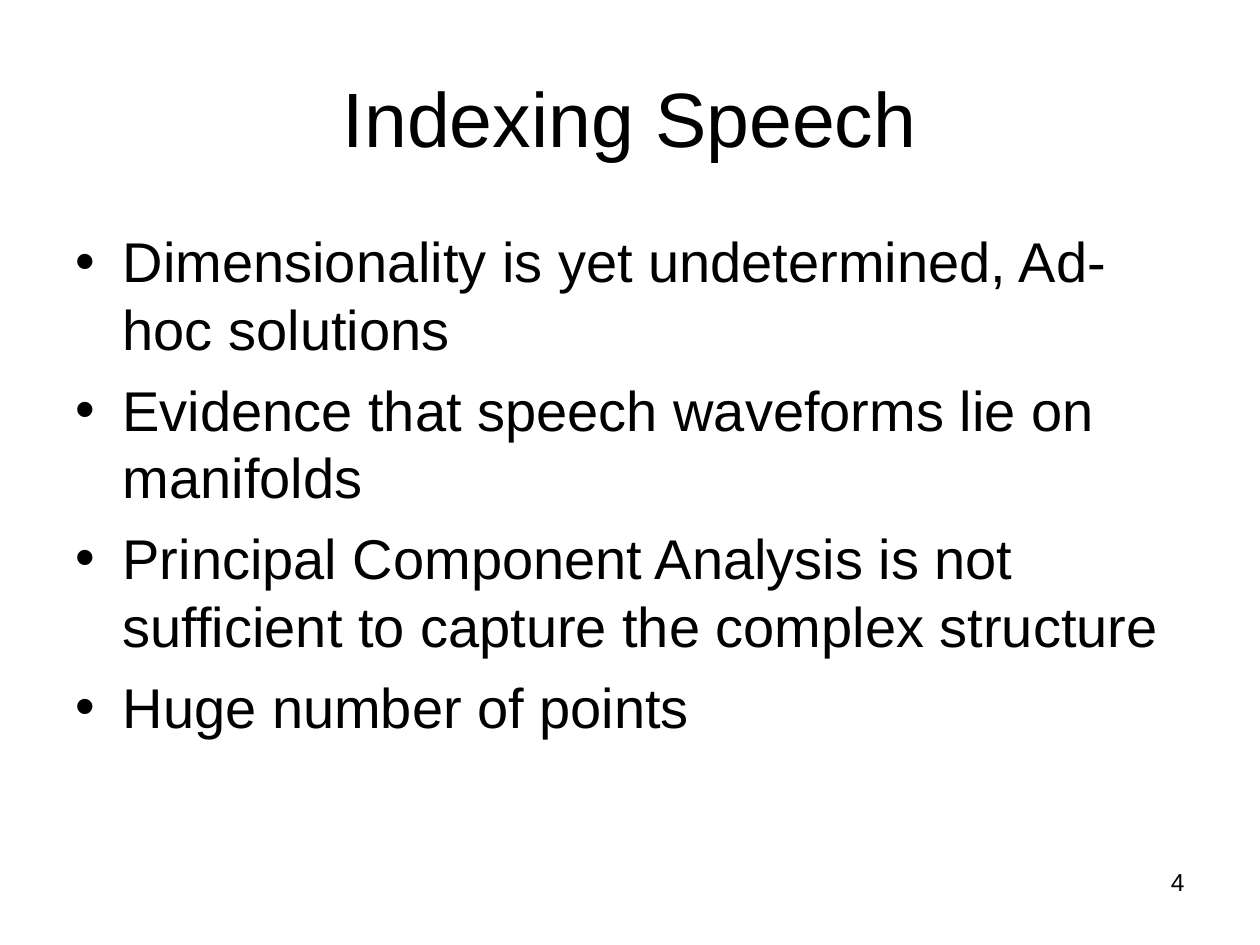
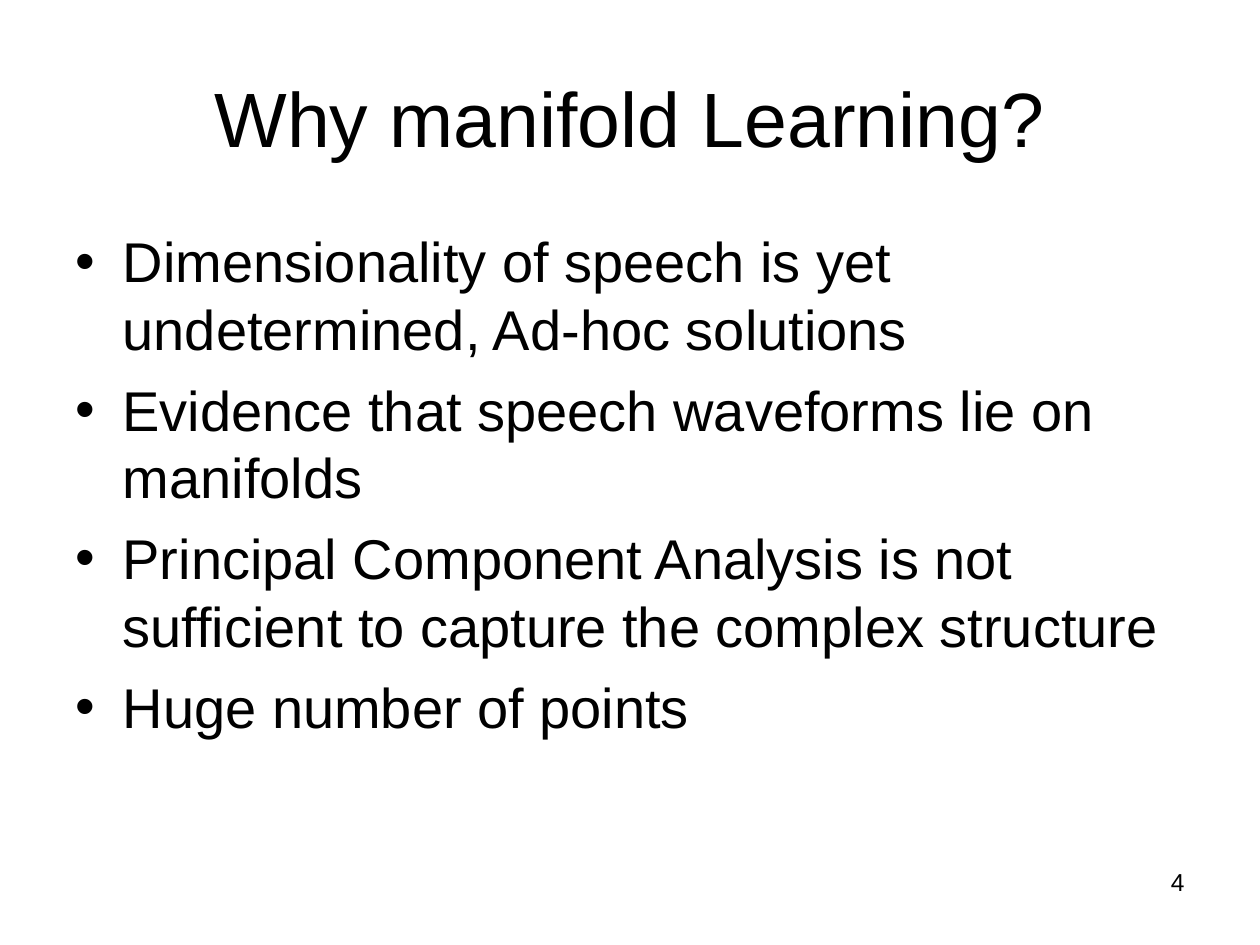
Before and after one commit to subailong/mlpack, a slide deck: slide 4 of fastlib/u/nvasil/docs/proposal/proposal.ppt. Drawn at 1260x945 pixels with LibreOffice and Linux fonts; fonts in the diff are those of the drawing. Boxes give left, top, right and bottom in pixels: in the first picture for what was removed or moved away, otherwise in the second. Text is boxed around its words. In the diff, an @@ line names an element or a change of style, - is before the commit and + after.

```diff
--- a/fastlib/u/nvasil/docs/proposal/proposal.ppt
+++ b/fastlib/u/nvasil/docs/proposal/proposal.ppt
@@ title at <box>214,91,1044,162</box>: text changed @@
-Indexing Speech
+Why manifold Learning?
@@ text at <box>123,241,907,358</box>: text changed @@
-• Dimensionality is yet undetermined, Ad-hoc solutions
+• Dimensionality of speech is yet undetermined, Ad-hoc solutions
```
Also in this commit, not shown: 4 other slides changed, 6 other files.
